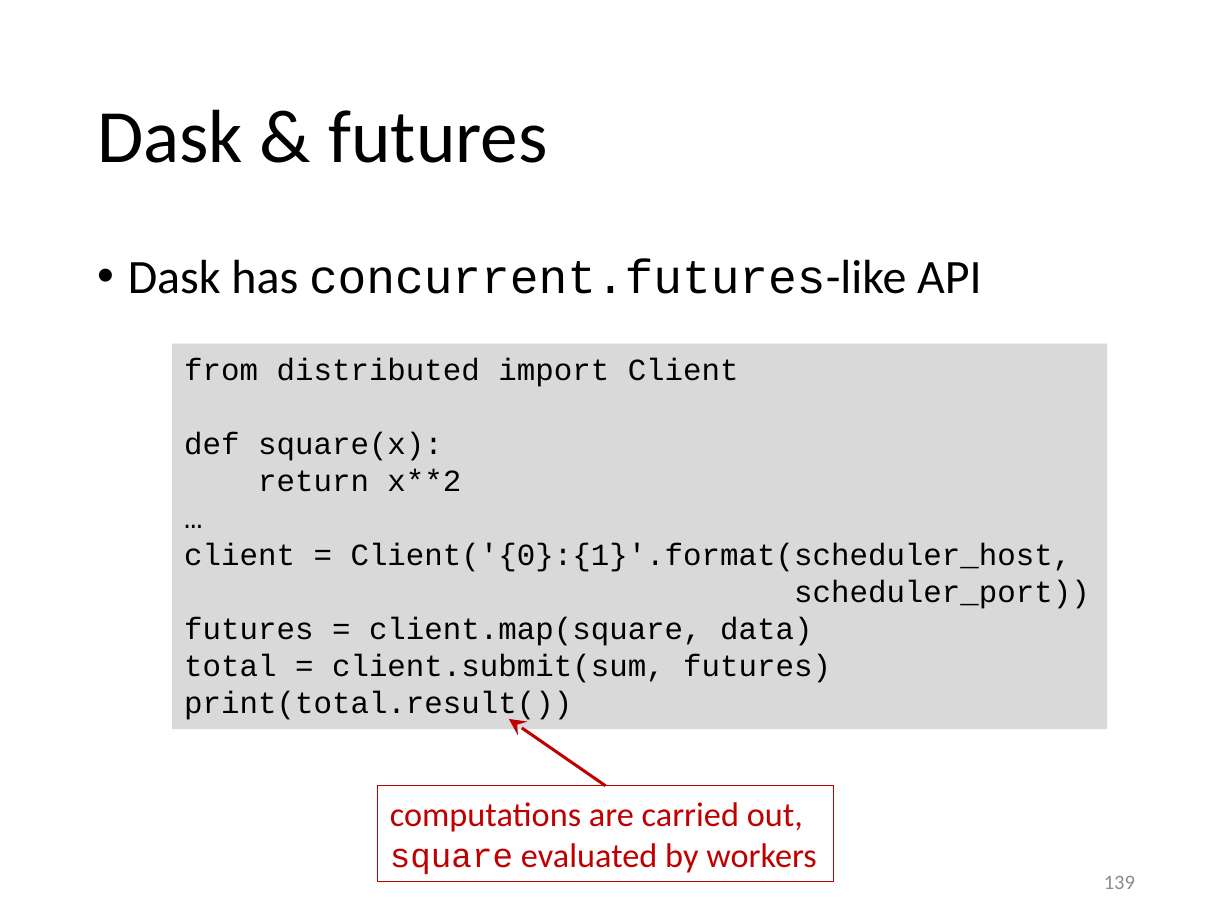
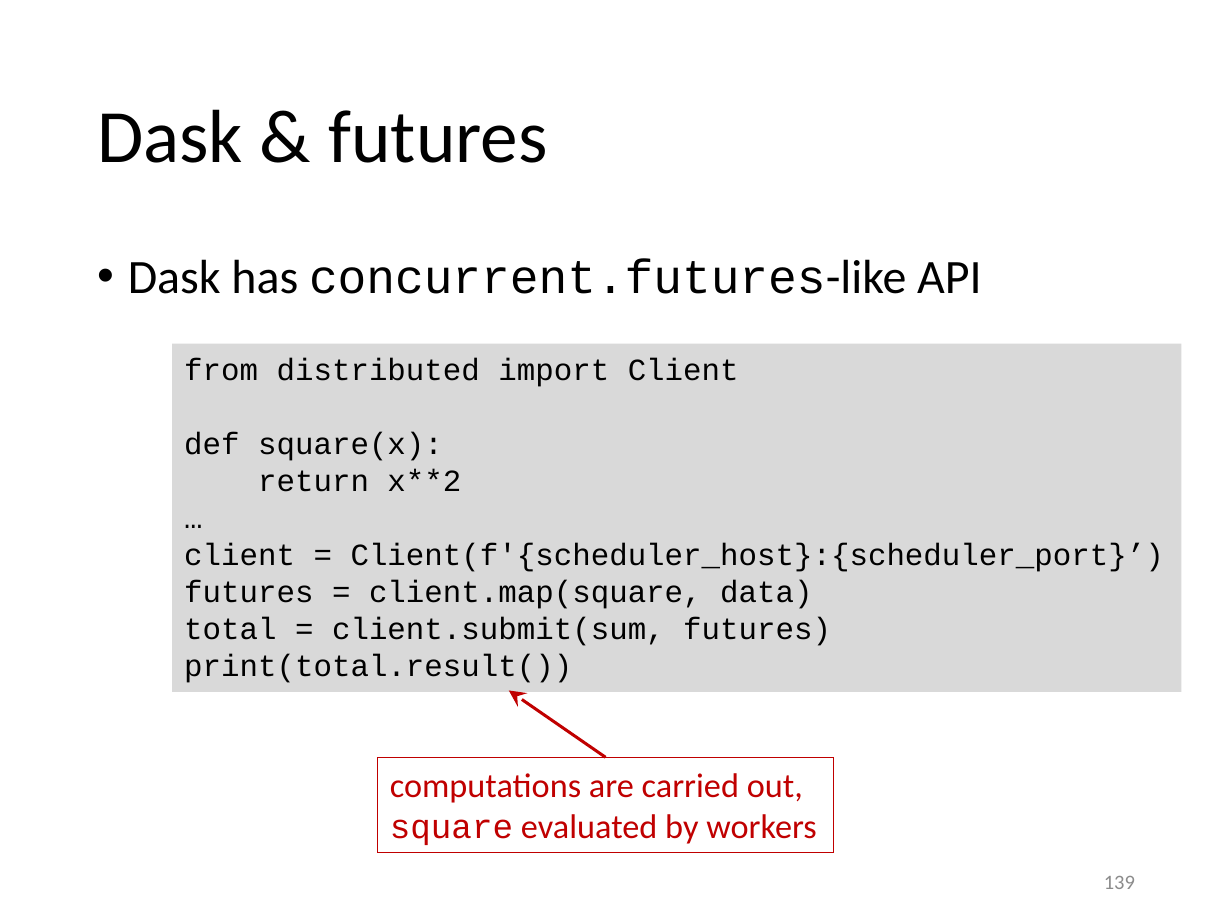
Before and after one commit to gjbex/Python-for-HPC, a slide deck: slide 139 of python_for_hpc.pptx. Drawn at 1232x924 pixels with LibreOffice and Linux fonts; fonts in the diff are those of the drawing. Boxes give left, top, right and bottom in pixels: in the first picture for what was removed or moved away, otherwise in the second. Text is boxed around its words. In the diff, an @@ line names an element or a change of style, - is before the commit and + after.

```diff
--- a/python_for_hpc.pptx
+++ b/python_for_hpc.pptx
@@ rectangle "from distributed import Client": place and size @@
-rectangle "from distributed import Client" at [172, 344, 1108, 729]
+rectangle "from distributed import Client" at [172, 344, 1181, 692]
@@ text in rectangle at [184, 543, 1164, 572]: text changed @@
-client = Client('{0}:{1}'.format(scheduler_host,
-scheduler_port))
+client = Client(f'{scheduler_host}:{scheduler_port}’)
@@ arrow moved from (606, 786) - (509, 719) to (606, 758) - (509, 690) @@
@@ rectangle "computations are carried out,": place and size @@
-rectangle "computations are carried out," at [378, 786, 834, 881]
+rectangle "computations are carried out," at [378, 758, 834, 853]
```
Also in this commit, not shown: 7 other slides changed.
